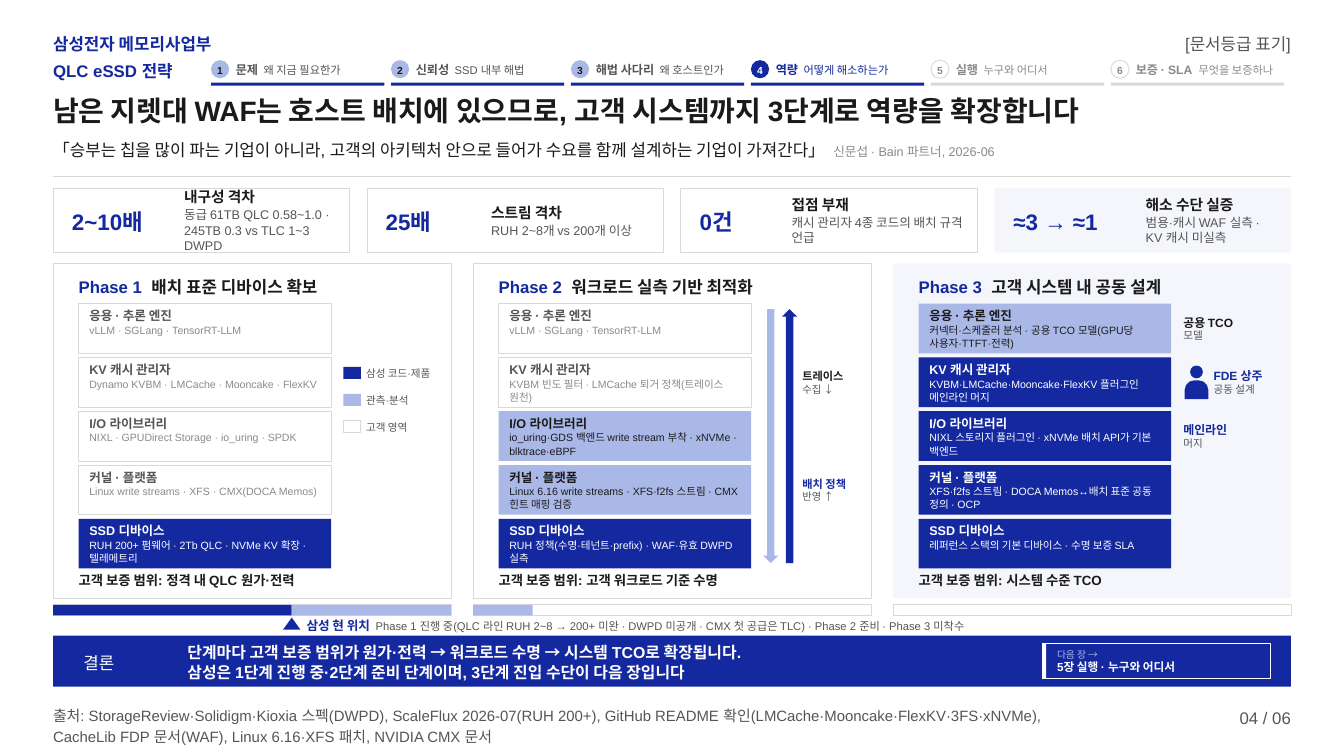
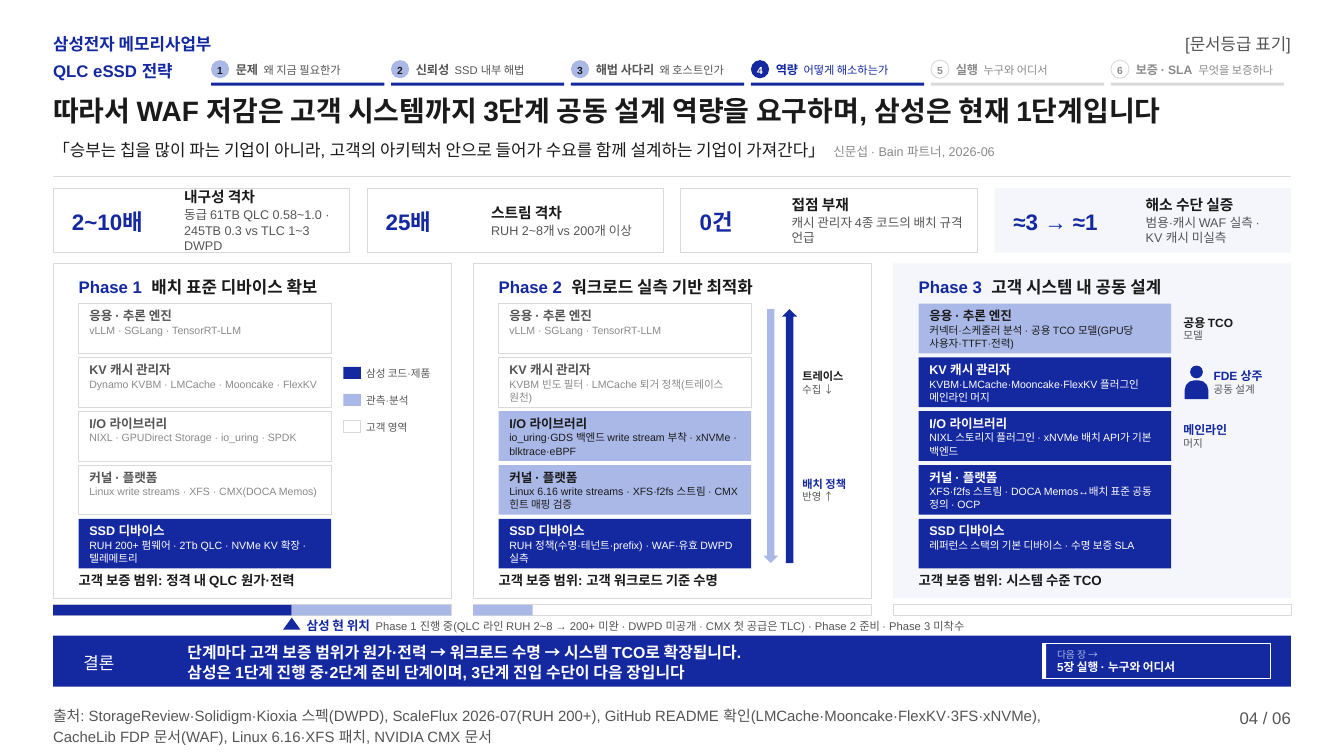
Before and after one commit to k31001/action-learning, a slide deck: slide 4 of outputs/presentation/qlc-ssd-strategy.pptx. Drawn at 1344x756 pixels with LibreOffice and Linux fonts; fonts in the diff are those of the drawing. Boxes give left, top, right and bottom in pixels: in the first picture for what was removed or moved away, otherwise in the second. Text is boxed around its words. In the diff, an @@ line names an element or a change of style, - is before the commit and + after.

```diff
--- a/outputs/presentation/qlc-ssd-strategy.pptx
+++ b/outputs/presentation/qlc-ssd-strategy.pptx
@@ text at [53, 97, 1160, 126]: text changed @@
-남은 지렛대 WAF는 호스트 배치에 있으므로, 고객 시스템까지 3단계로 역량을 확장합니다
+따라서 WAF 저감은 고객 시스템까지 3단계 공동 설계 역량을 요구하며, 삼성은 현재 1단계입니다
```
Also in this commit, not shown: 5 other slides changed, 12 other files.
